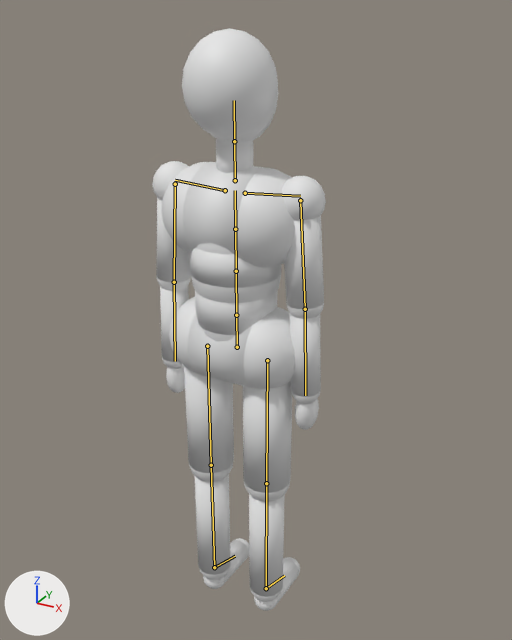
The glTF model previs/rig/mannequin.glb as it was, and as the next commit left it.
One viewpoint serves both versions: a camera (50 mm lens) standing at (0.933, -1.585, 1.84) and looking at (-0.007, 0.125, 0.986). The axes (+X, +Y, +Z) are drawn at lower left. The lights are the same throughout. The picture after the commit comes second. The bones that change, and the others that lie on the model, are drawn over the model as lines.

Objects in the first picture: 'MannequinMesh'.
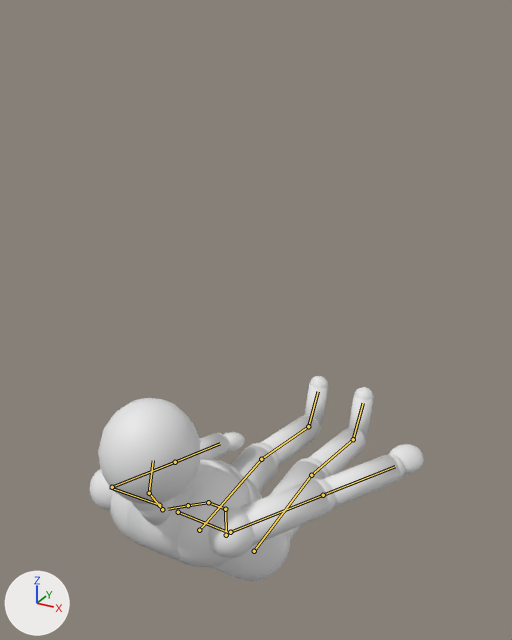
The newer file adds an action. The first version stands in its rest pose; the second is drawn at frame 1 of the action 'sitgrabpress'.

The change in detail:
Bone 'Hips' (bone_hips) moves from (0.0, 0.0, 0.0) to (0.0, -0.62, 0.08).
Bone 'LeftUpLeg' (bone_leftupleg) turns from (0, 0, 0) to (92, 0, 0) degrees about its own x, y and z.
Bone 'LeftLeg' (bone_leftleg) turns from (0, 0, 0) to (-14, 0, 0) degrees about its own x, y and z.
Bone 'RightUpLeg' (bone_rightupleg) turns from (0, 0, 0) to (92, 0, 0) degrees about its own x, y and z.
Bone 'RightLeg' (bone_rightleg) turns from (0, 0, 0) to (-14, 0, 0) degrees about its own x, y and z.
Bone 'Spine' (bone_spine) turns from (0, 0, 0) to (46, 0, 0) degrees about its own x, y and z.
Bone 'Spine1' (bone_spine1) turns from (0, 0, 0) to (14, 0, 0) degrees about its own x, y and z.
Bone 'LeftArm' (bone_leftarm) turns from (0, 0, 0) to (43, 71, 34) degrees about its own x, y and z.
Bone 'LeftForeArm' (bone_leftforearm) turns from (0, 0, 0) to (0, 0, 2) degrees about its own x, y and z.
Bone 'Neck' (bone_neck) turns from (0, 0, 0) to (-30, 0, 0) degrees about its own x, y and z.
Bone 'Head' (bone_head) turns from (0, 0, 0) to (-34, -15, 0) degrees about its own x, y and z.
Bone 'RightArm' (bone_rightarm) turns from (0, 0, 0) to (35, -38, -51) degrees about its own x, y and z.
Bone 'RightForeArm' (bone_rightforearm) turns from (0, 0, 0) to (0, 0, -2) degrees about its own x, y and z.

Where the change shows, as pixel boxes [x1, y1, x2, y2] in the pictures (512 x 640 px):
'MannequinMesh', posed (91% wider, 65% shorter)
    before: [152, 28, 326, 611]
    after: [90, 376, 424, 581]
bone 'Hips', root to tip
    before: (237, 347) to (236, 315)
    after: (226, 535) to (225, 509)
bone 'LeftUpLeg', root to tip
    before: (207, 346) to (211, 465)
    after: (199, 530) to (261, 459)
bone 'LeftLeg', root to tip
    before: (211, 465) to (214, 567)
    after: (261, 459) to (308, 426)
bone 'RightUpLeg', root to tip
    before: (267, 360) to (266, 483)
    after: (254, 551) to (311, 475)
bone 'RightLeg', root to tip
    before: (266, 483) to (266, 588)
    after: (311, 475) to (353, 439)
bone 'Spine', root to tip
    before: (236, 315) to (236, 271)
    after: (225, 509) to (208, 502)
bone 'Spine1', root to tip
    before: (236, 271) to (235, 229)
    after: (208, 502) to (188, 505)
bone 'LeftArm', root to tip
    before: (175, 184) to (174, 282)
    after: (112, 487) to (175, 462)
bone 'LeftForeArm', root to tip
    before: (174, 282) to (175, 361)
    after: (175, 462) to (220, 443)
bone 'Neck', root to tip
    before: (235, 180) to (234, 141)
    after: (162, 509) to (149, 493)
bone 'Head', root to tip
    before: (234, 141) to (234, 100)
    after: (149, 493) to (153, 460)
bone 'RightArm', root to tip
    before: (300, 200) to (305, 309)
    after: (230, 532) to (323, 495)
bone 'RightForeArm', root to tip
    before: (305, 309) to (305, 395)
    after: (323, 495) to (395, 466)
